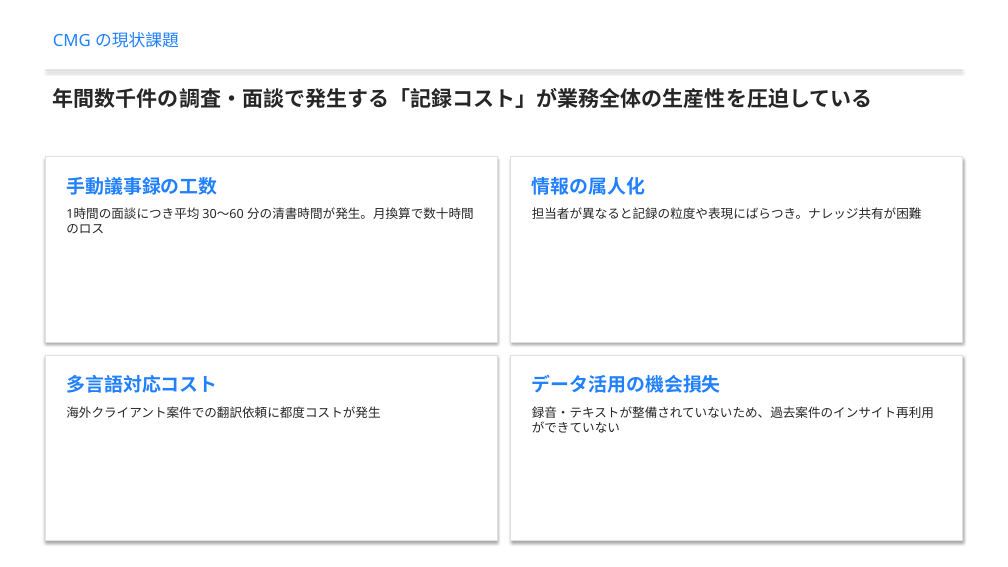
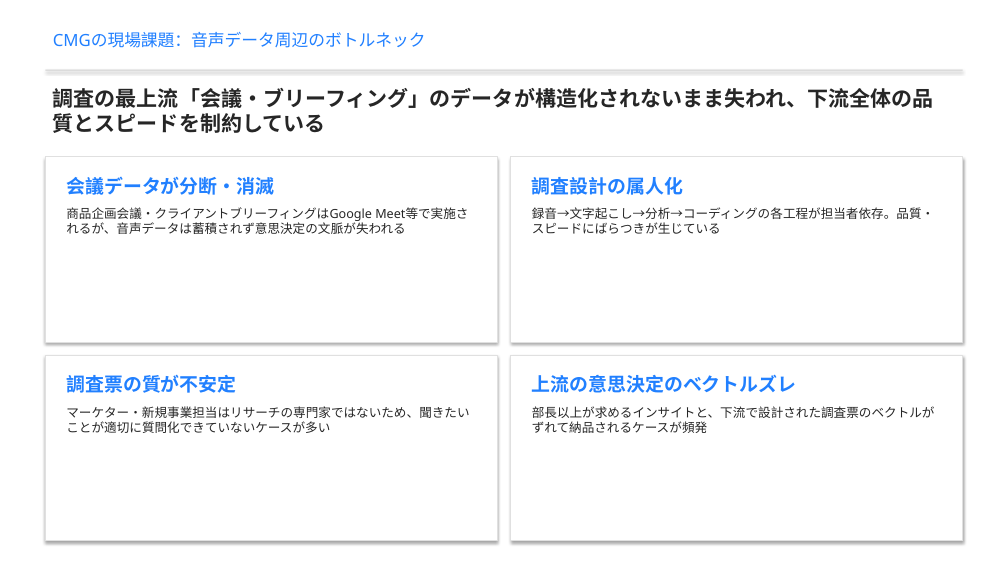
Before and after one commit to hideakikawano-beep/pptCreate, a slide deck: slide 5 of cross_marketing_notta_presentation.pptx (slide 3 before the commit). Drawn at 1008x567 pixels with LibreOffice and Linux fonts; fonts in the diff are those of the drawing. Boxes give left, top, right and bottom in pixels: in the first picture for what was removed or moved away, otherwise in the second. Text is boxed around its words. In the diff, an @@ line names an element or a change of style, - is before the commit and + after.

```diff
--- a/cross_marketing_notta_presentation.pptx
+++ b/cross_marketing_notta_presentation.pptx
@@ text at <box>53,32,426,48</box>: text changed @@
-CMG の現状課題
+CMGの現場課題：音声データ周辺のボトルネック
@@ text at <box>53,88,934,133</box>: text changed @@
-年間数千件の調査・面談で発生する「記録コスト」が業務全体の生産性を圧迫している
+調査の最上流「会議・ブリーフィング」のデータが構造化されないまま失われ、下流全体の品質とスピードを制約している
@@ text at <box>66,177,274,195</box>: text changed @@
-手動議事録の工数
+会議データが分断・消滅
@@ text at <box>532,177,683,195</box>: text changed @@
-情報の属人化
+調査設計の属人化
@@ text at <box>66,207,405,234</box>: text changed @@
-1時間の面談につき平均 30〜60 分の清書時間が発生。月換算で数十時間のロス
+商品企画会議・クライアントブリーフィングはGoogle Meet等で実施されるが、音声データは蓄積されず意思決定の文脈が失われる
@@ text at <box>532,207,934,234</box>: text changed @@
-担当者が異なると記録の粒度や表現にばらつき。ナレッジ共有が困難
+録音→文字起こし→分析→コーディングの各工程が担当者依存。品質・スピードにばらつきが生じている
@@ text at <box>66,375,236,393</box>: text changed @@
-多言語対応コスト
+調査票の質が不安定
@@ text at <box>532,374,797,393</box>: text changed @@
-データ活用の機会損失
+上流の意思決定のベクトルズレ
@@ text at <box>66,406,469,433</box>: text changed @@
-海外クライアント案件での翻訳依頼に都度コストが発生
+マーケター・新規事業担当はリサーチの専門家ではないため、聞きたいことが適切に質問化できていないケースが多い
@@ text at <box>532,406,935,433</box>: text changed @@
-録音・テキストが整備されていないため、過去案件のインサイト再利用ができていない
+部長以上が求めるインサイトと、下流で設計された調査票のベクトルがずれて納品されるケースが頻発
```
Also in this commit, not shown: 5 other slides changed, 5 slides added, 4 slides removed, 1 other file.
